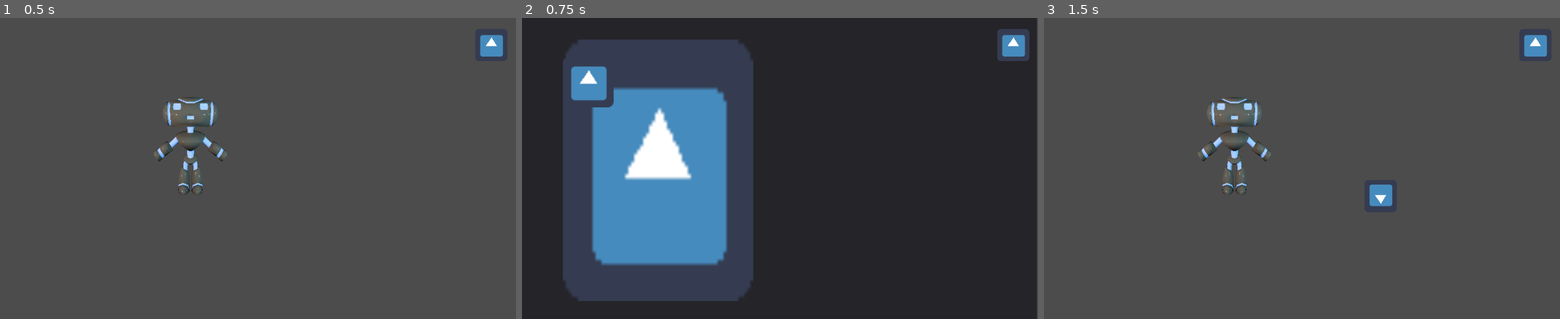
Above: before the commit, frames 1-3 (left to right).
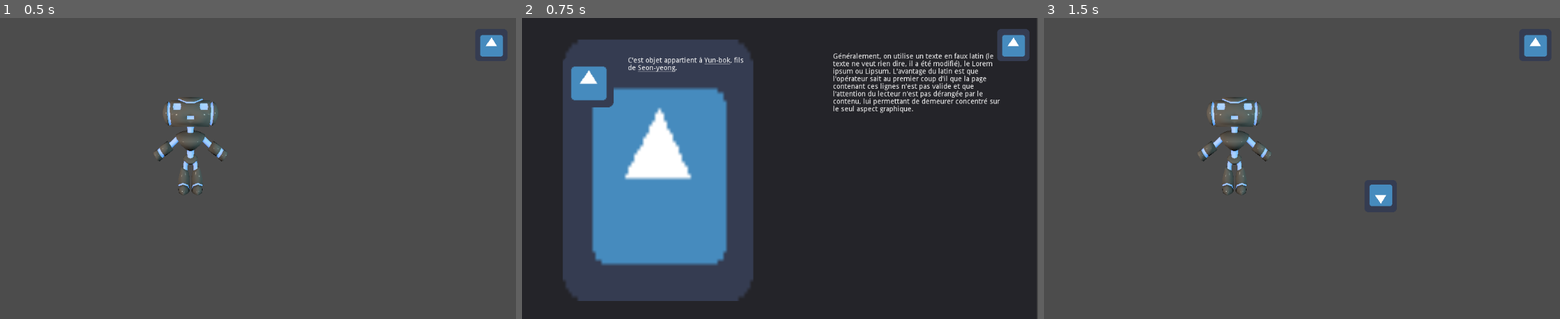
Above: after the commit, the same moments.

Repository: garipdk/SGJ23-SBG-bibmbap
Game: Godot game, scene res://scenes/Tableau1.tscn
Same seed, same stepped clock (60 frames per second), same inputs: the game is played once before the commit and once after it. The engine's default icon, where the game draws it, is replaced by a stand-in: a white triangle on a blue panel in a dark square.
Inputs (mouse positions are in pixels of both pictures, inside the frame that each line leads up to):
- Up to frame 1 (0.5 s): no input
- Up to frame 2 (0.75 s): click (1012, 45) at 0.5 s
- Up to frame 3 (1.5 s): tap Enter at 1.25 s; move the mouse to (1379, 195) at 1.27 s; click (1379, 195) at 1.42 s

Frame 1 is identical in both runs. In frame 2, 2.3% of the frame differs, in the area x 20-93%, y 11-32%; in frame 3, nothing differs.

Commit message:
ajout systeme objets dans le menu d'enquete

Diff:
--- a/hypertexte_texts.gd
+++ b/hypertexte_texts.gd
@@ -7,3 +7,11 @@
 		"size":100
 	}
 }
+
+var enquete_item_description = {
+	"key":{
+		"text":"C'est objet appartient à [url=Yun-bok]Yun-bok[/url], fils de [url=Seon-yeong]Seon-yeong[/url].",
+		"hidden_texture_path":"",
+		"found_texture_path":"res://icon.png"
+	}
+}
--- a/scenes/Tableau1.tscn
+++ b/scenes/Tableau1.tscn
@@ -30,6 +30,7 @@
 has_limited_trys = false
 
 [node name="menu_enquete" parent="." instance=ExtResource( 5 )]
+visible = false
 
 [node name="menu_button" type="TextureButton" parent="."]
 margin_left = 943.0
--- /dev/null
+++ b/scenes/item_presentation.tscn
@@ -0,0 +1,34 @@
+[gd_scene load_steps=3 format=2]
+
+[ext_resource path="res://icon.png" type="Texture" id=1]
+[ext_resource path="res://scripts-gdscript/item_presentation.gd" type="Script" id=2]
+
+[node name="item_presentation" type="HBoxContainer"]
+margin_right = 378.0
+margin_bottom = 100.0
+script = ExtResource( 2 )
+
+[node name="TextureRect" type="TextureRect" parent="."]
+margin_right = 100.0
+margin_bottom = 100.0
+rect_min_size = Vector2( 100, 100 )
+texture = ExtResource( 1 )
+expand = true
+
+[node name="spacer" type="Control" parent="."]
+margin_left = 104.0
+margin_right = 124.0
+margin_bottom = 100.0
+rect_min_size = Vector2( 20, 100 )
+
+[node name="item_presentation_text" type="RichTextLabel" parent="."]
+margin_left = 128.0
+margin_right = 378.0
+margin_bottom = 100.0
+rect_min_size = Vector2( 100, 100 )
+size_flags_horizontal = 3
+bbcode_enabled = true
+bbcode_text = "Généralement, on utilise un texte en faux latin (le texte ne veut rien dire, il a été modifié), le Lorem ipsum ou Lipsum. L'avantage du latin est que l'opérateur sait au premier coup d'œil que la page contenant ces lignes n'est pas valide et que l'attention du lecteur n'est pas dérangée par le contenu, lui permettant de demeurer concentré sur le seul aspect graphique."
+text = "Généralement, on utilise un texte en faux latin (le texte ne veut rien dire, il a été modifié), le Lorem ipsum ou Lipsum. L'avantage du latin est que l'opérateur sait au premier coup d'œil que la page contenant ces lignes n'est pas valide et que l'attention du lecteur n'est pas dérangée par le contenu, lui permettant de demeurer concentré sur le seul aspect graphique."
+
+[connection signal="meta_clicked" from="item_presentation_text" to="." method="_on_item_presentation_text_meta_clicked"]
--- a/scenes/menu_enquete.tscn
+++ b/scenes/menu_enquete.tscn
@@ -1,7 +1,9 @@
-[gd_scene load_steps=3 format=2]
+[gd_scene load_steps=5 format=2]
 
 [ext_resource path="res://scripts-gdscript/menu_enquete.gd" type="Script" id=1]
 [ext_resource path="res://icon.png" type="Texture" id=2]
+[ext_resource path="res://scenes/item_presentation.tscn" type="PackedScene" id=3]
+[ext_resource path="res://scenes/phrase_enigme.gd" type="Script" id=4]
 
 [node name="menu_enquete" type="Control"]
 margin_right = 1027.0
@@ -27,27 +29,14 @@
 margin_right = 378.0
 margin_bottom = 164.0
 
-[node name="item_presentation" type="HBoxContainer" parent="carnet/VBoxContainer"]
-margin_right = 378.0
-margin_bottom = 100.0
+[node name="item_presentation" parent="carnet/VBoxContainer" instance=ExtResource( 3 )]
 
-[node name="TextureRect" type="TextureRect" parent="carnet/VBoxContainer/item_presentation"]
-margin_right = 100.0
-margin_bottom = 100.0
-rect_min_size = Vector2( 100, 100 )
-texture = ExtResource( 2 )
-expand = true
+[node name="phrase_enigme" type="RichTextLabel" parent="."]
+margin_left = 617.0
+margin_top = 70.0
+margin_right = 957.0
+margin_bottom = 387.0
+text = "Généralement, on utilise un texte en faux latin (le texte ne veut rien dire, il a été modifié), le Lorem ipsum ou Lipsum. L'avantage du latin est que l'opérateur sait au premier coup d'œil que la page contenant ces lignes n'est pas valide et que l'attention du lecteur n'est pas dérangée par le contenu, lui permettant de demeurer concentré sur le seul aspect graphique."
+script = ExtResource( 4 )
 
-[node name="spacer" type="Control" parent="carnet/VBoxContainer/item_presentation"]
-margin_left = 104.0
-margin_right = 204.0
-margin_bottom = 100.0
-rect_min_size = Vector2( 100, 100 )
-
-[node name="RichTextLabel" type="RichTextLabel" parent="carnet/VBoxContainer/item_presentation"]
-margin_left = 208.0
-margin_right = 208.0
-margin_bottom = 100.0
-bbcode_enabled = true
-bbcode_text = "Généralement, on utilise un texte en faux latin (le texte ne veut rien dire, il a été modifié), le Lorem ipsum ou Lipsum. L'avantage du latin est que l'opérateur sait au premier coup d'œil que la page contenant ces lignes n'est pas valide et que l'attention du lecteur n'est pas dérangée par le contenu, lui permettant de demeurer concentré sur le seul aspect graphique."
-text = "Généralement, on utilise un texte en faux latin (le texte ne veut rien dire, il a été modifié), le Lorem ipsum ou Lipsum. L'avantage du latin est que l'opérateur sait au premier coup d'œil que la page contenant ces lignes n'est pas valide et que l'attention du lecteur n'est pas dérangée par le contenu, lui permettant de demeurer concentré sur le seul aspect graphique."
+[connection signal="meta_clicked" from="phrase_enigme" to="phrase_enigme" method="_on_phrase_enigme_meta_clicked"]
--- /dev/null
+++ b/scenes/phrase_enigme.gd
@@ -0,0 +1,10 @@
+extends RichTextLabel
+
+func _on_phrase_enigme_meta_clicked(meta):
+	if get_parent().is_completing:
+		#complete
+
+		pass
+	else:
+		#display tuto infos
+		pass
--- /dev/null
+++ b/scripts-gdscript/item_presentation.gd
@@ -0,0 +1,36 @@
+extends HBoxContainer
+
+signal keyword_selected(keyword_name,keyword_type)
+
+export(String) var self_name ="key"
+
+var is_discovered = false
+
+var item_dico
+
+func _ready():
+	GameState.connect("object_click",self,"on_object_click")
+
+	var dico = HypertexteTexts.enquete_item_description
+	if not dico.has(self_name):return
+	item_dico = dico[self_name]
+
+	#hide texture and text
+	$TextureRect.texture = load(item_dico["hidden_texture_path"])
+	$item_presentation_text.visible = false
+
+	#load text
+	if HypertexteTexts.enquete_item_description.has(self_name):
+		$item_presentation_text.bbcode_text = item_dico["text"]
+
+func on_object_click(object_name, object_type):
+	if is_discovered:return
+	if object_name == self_name:
+		$TextureRect.texture = load(item_dico["found_texture_path"])
+		$item_presentation_text.visible = true
+
+func _on_item_presentation_text_meta_clicked(meta):
+	#check dictionnary w/ meta
+	pass
+#	var info_dico = parse_json(meta)
+#	print(info_dico)
--- a/scripts-gdscript/menu_enquete.gd
+++ b/scripts-gdscript/menu_enquete.gd
@@ -1,7 +1,12 @@
 extends Control
 
+var is_completing = false
+
 func _ready():
-	_on_menu_button_toggled(false)
+#	_on_menu_button_toggled(false)
+	GameState.emit_signal("object_click","key","test")
 
 func _on_menu_button_toggled(button_pressed):
 	visible = button_pressed
+	if button_pressed == false:
+		is_completing = false
